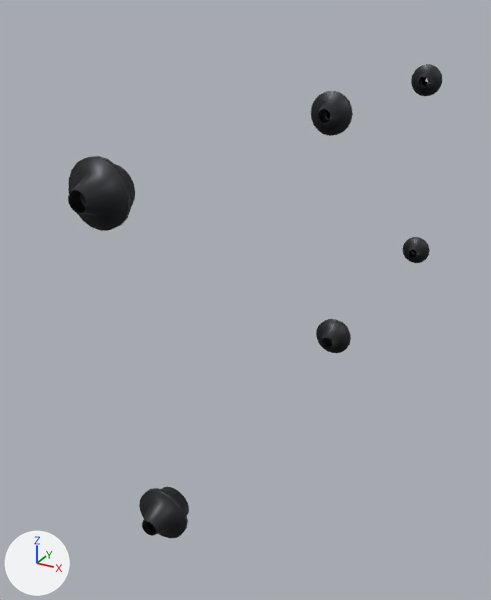
The glTF model public/parts/rocker-shaft-nuts-left.glb: old version first, new version second.
One viewpoint serves both versions: a camera (50 mm lens) standing at (-216.0, -177.0, 75.0) and looking at (-328.0, 25.0, -26.0). Arrows for +X, +Y and +Z are at lower left; the lights stay in place. The older version comes first.
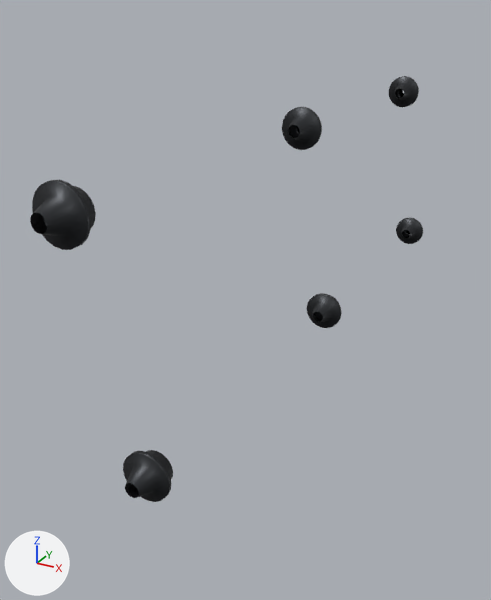
The change, as a list of edits to the scene's bpy script:
```text
Change ob_mesh_0:
    ob_mesh_0.location: (-303.4, -78.55, 40.79) -> (-314.0, -78.55, 35.0)
Change ob_mesh_0_001:
    ob_mesh_0_001.location: (-303.4, -64.55, -48.2) -> (-308.0, -64.55, -38.0)
Change ob_mesh_0_002:
    ob_mesh_0_002.location: (-303.4, 39.45, 40.79) -> (-314.0, 39.45, 35.0)
Change ob_mesh_0_003:
    ob_mesh_0_003.location: (-303.4, 53.45, -48.2) -> (-308.0, 53.45, -38.0)
Change ob_mesh_0_004:
    ob_mesh_0_004.location: (-303.4, 157.4, 40.79) -> (-314.0, 157.4, 35.0)
Change ob_mesh_0_005:
    ob_mesh_0_005.location: (-303.4, 171.4, -48.2) -> (-308.0, 171.4, -38.0)
```

Changed parts and their boxes [x1, y1, x2, y2] in the pictures (491 x 600 px):
'Mesh_0', moved
    before: [68, 156, 135, 231]
    after: [30, 180, 96, 250]
'Mesh_0.001', moved
    before: [139, 487, 189, 538]
    after: [123, 450, 173, 502]
'Mesh_0.002', moved
    before: [311, 91, 353, 136]
    after: [282, 107, 322, 150]
'Mesh_0.003', moved
    before: [316, 319, 351, 353]
    after: [307, 293, 342, 328]
'Mesh_0.004', moved
    before: [411, 64, 442, 96]
    after: [389, 76, 419, 107]
'Mesh_0.005', moved
    before: [403, 237, 430, 263]
    after: [396, 218, 423, 244]
